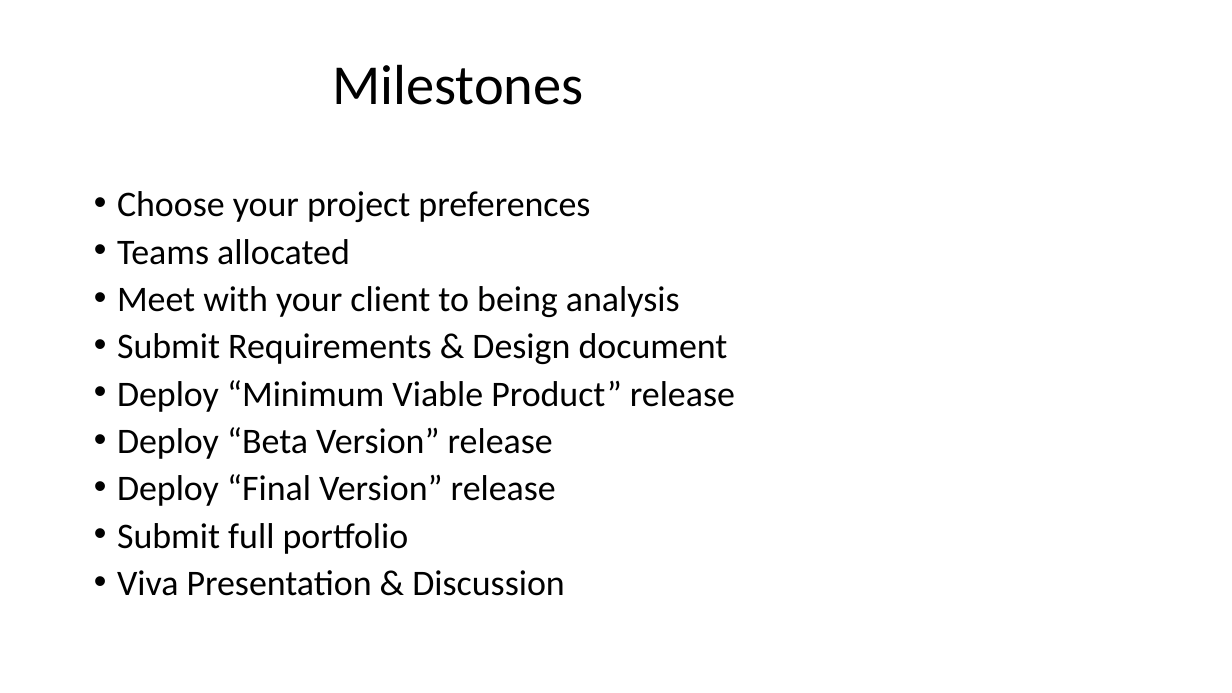
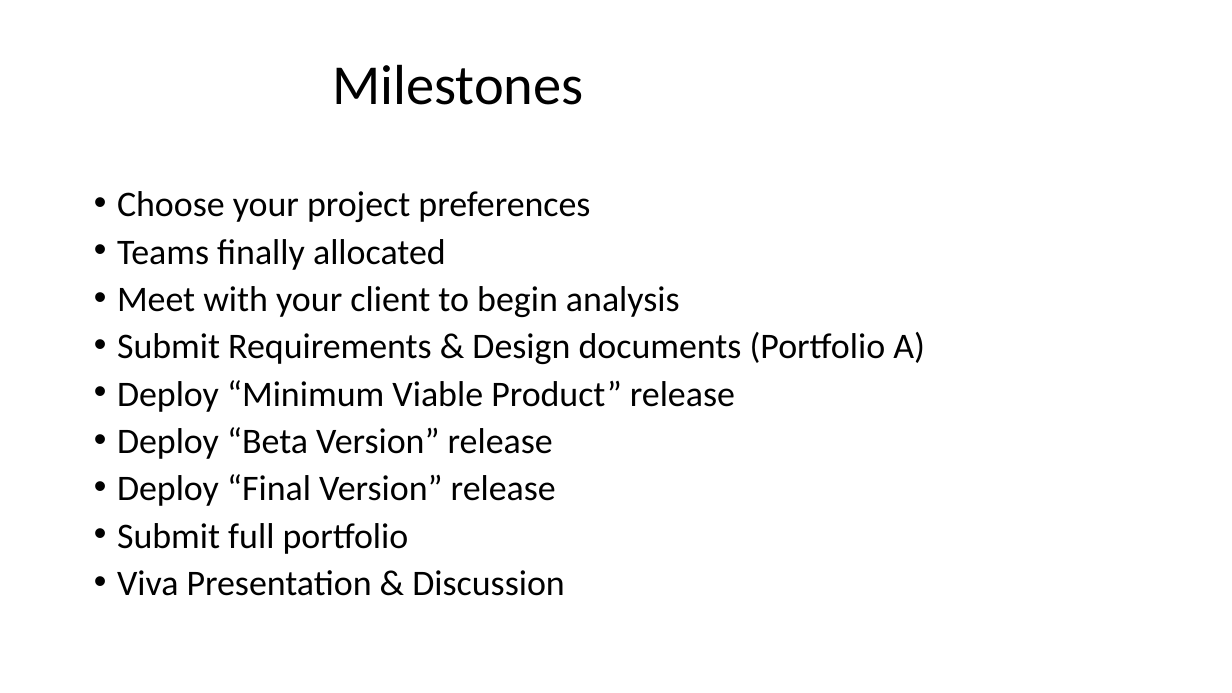
Before and after one commit to fossabot/SPE2018, a slide deck: slide 12 of Lecture Slides/01 Introduction.pptx. Drawn at 1232x693 pixels with LibreOffice and Linux fonts; fonts in the diff are those of the drawing; background and template pictures are left out. Boxes give left, top, right and bottom in pixels: in the first picture for what was removed or moved away, otherwise in the second. Text is boxed around its words. In the diff, an @@ line names an element or a change of style, - is before the commit and + after.

Commit message:
Added Intro Slides

```diff
--- a/Lecture Slides/01 Introduction.pptx
+++ b/Lecture Slides/01 Introduction.pptx
@@ text at (117,239,925,364): text changed @@
-• Teams allocated
-• Meet with your client to being analysis
-• Submit Requirements & Design document
+• Teams finally allocated
+• Meet with your client to begin analysis
+• Submit Requirements & Design documents (Portfolio A)
```
